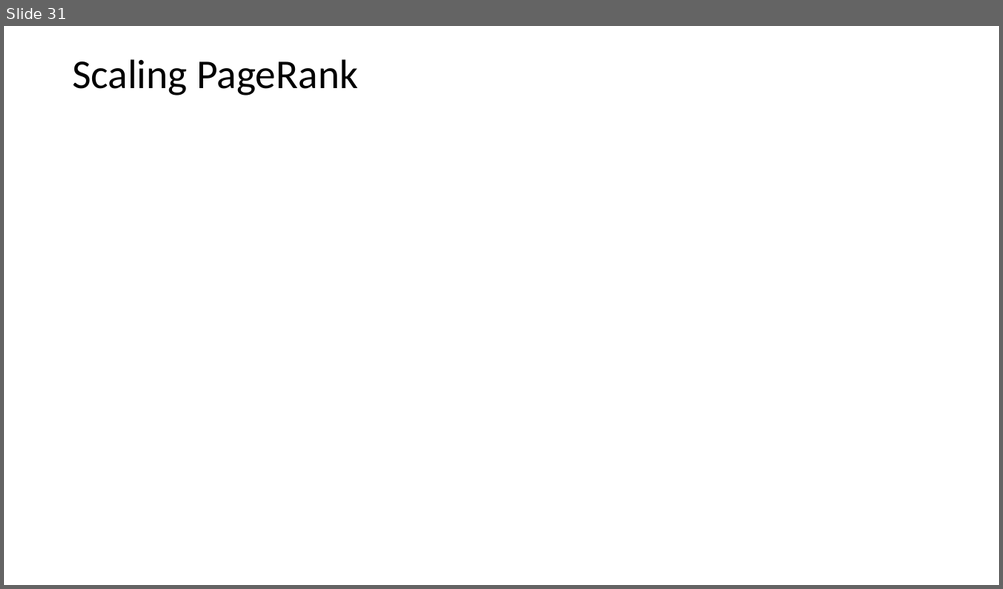
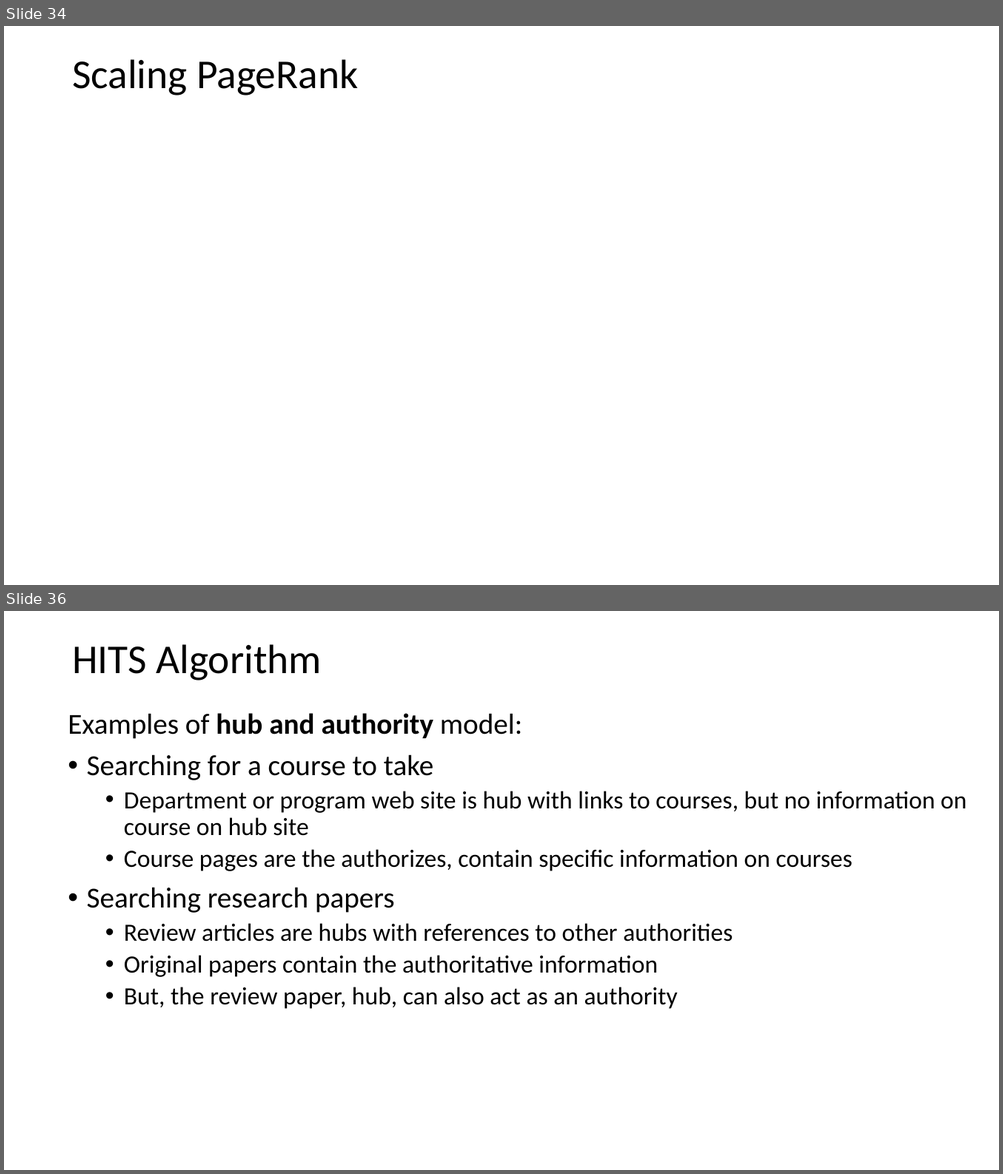
Before and after one commit to StephenElston/CSCI-E-108, a slide deck: slides/5_WebSearching.pptx. Shown one above the other, each under a label of ours: slide 31 before the commit, slides 34 and 36 after it; the slides between them are not shown. The pictures are 1003x589 and 1003x1174 pixels, drawn with LibreOffice and Linux fonts; fonts in the diff are those of the drawing; grey boxes stand for pictures. Boxes give left, top, right and bottom in pixels: in the first picture for what was removed or moved away, otherwise in the second. Text is boxed around its words. In the diff, an @@ line names an element or a change of style, - is before the commit and + after.

```diff
--- a/slides/5_WebSearching.pptx
+++ b/slides/5_WebSearching.pptx
@@ slide 36 added at (4,611,999,1170), background #FFFFFF @@
@@ title added at (72,644,321,681), 39.6 pt, text #000000 @@
+HITS Algorithm
@@ text added at (68,713,966,1009), 24 pt, text #000000 @@
+Examples of hub and authority model:
+• Searching for a course to take
+  • Department or program web site is hub with links to courses, but no information on course on hub site
+  • Course pages are the authorizes, contain specific information on courses
+• Searching research papers
+  • Review articles are hubs with references to other authorities
+  • Original papers contain the authoritative information
+  • But, the review paper, hub, can also act as an authority
@@ what was slide 31 is now slide 34 @@
```
Also in this commit, not shown: 2 slides changed, 7 other slides added, 1 slide removed.
